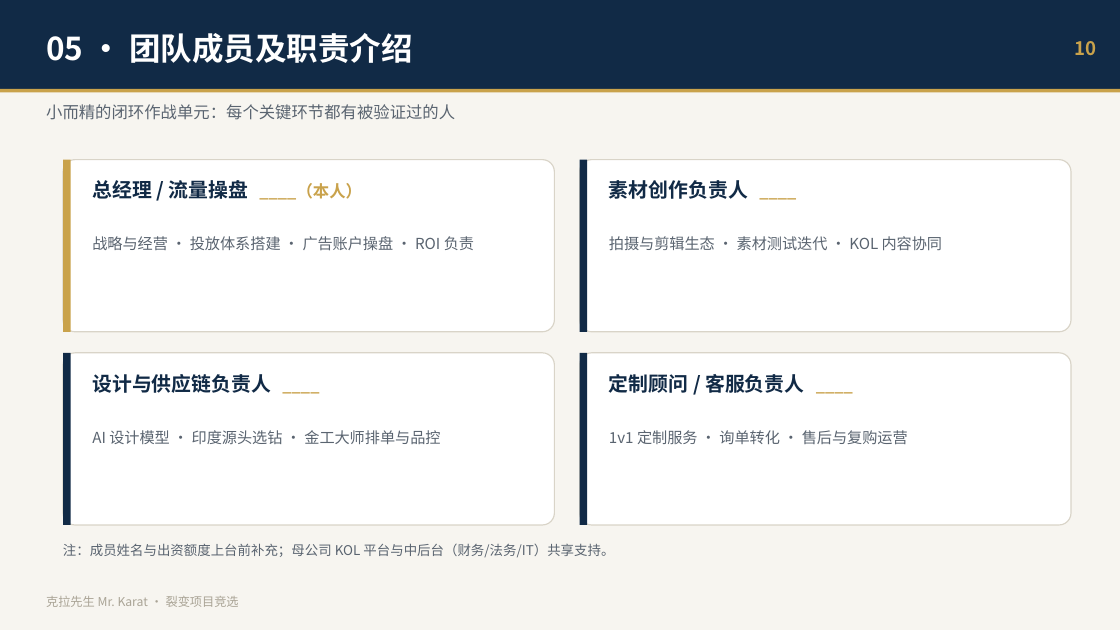
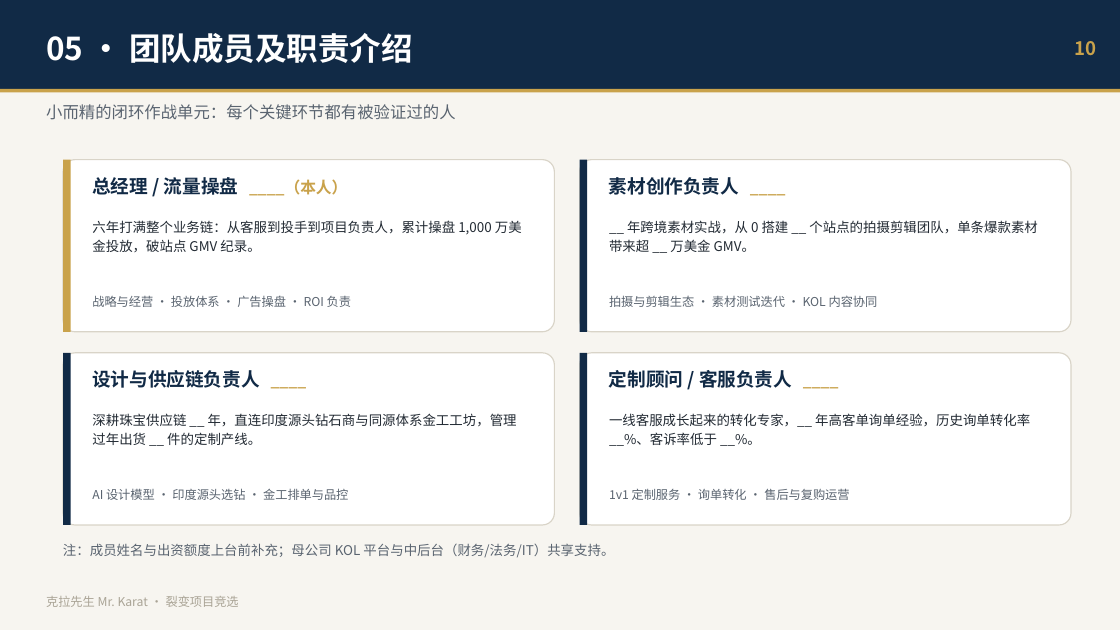
Before and after one commit to devlee/ma, a slide deck: slide 10 of ppt/克拉先生_裂变项目总经理竞选PPT.pptx. Drawn at 1120x630 pixels with LibreOffice and Linux fonts; fonts in the diff are those of the drawing. Boxes give left, top, right and bottom in pixels: in the first picture for what was removed or moved away, otherwise in the second. Text is boxed around its words. In the diff, an @@ line names an element or a change of style, - is before the commit and + after.

```diff
--- a/ppt/克拉先生_裂变项目总经理竞选PPT.pptx
+++ b/ppt/克拉先生_裂变项目总经理竞选PPT.pptx
@@ text "总经理 / 流量操盘 ____（本人）" at [92, 174, 347, 199]: size 17 to 16 pt in "总经理 / 流量操盘"; size 14 to 13.5 pt in "____（本人）" @@
@@ text "素材创作负责人 ____" at [609, 177, 739, 195]: size 17 to 16 pt in "素材创作负责人"; size 14 to 13.5 pt in "____" @@
@@ text added at [92, 220, 522, 252], 11.5 pt, text #222A33 @@
+六年打满整个业务链：从客服到投手到项目负责人，累计操盘 1,000 万美金投放，破站点 GMV 纪录。
@@ text added at [609, 220, 1037, 252], 11.5 pt, text #222A33 @@
+__ 年跨境素材实战，从 0 搭建 __ 个站点的拍摄剪辑团队，单条爆款素材带来超 __ 万美金 GMV。
@@ text at [92, 295, 351, 307]: text changed; size 13 to 10.5 pt @@
-战略与经营 · 投放体系搭建 · 广告账户操盘 · ROI 负责
+战略与经营 · 投放体系 · 广告操盘 · ROI 负责
@@ text "拍摄与剪辑生态 · 素材测试迭代 · KOL ...": place and size @@
-text "拍摄与剪辑生态 · 素材测试迭代 · KOL ..." at [609, 236, 943, 251]
+text "拍摄与剪辑生态 · 素材测试迭代 · KOL ..." at [609, 296, 878, 307]
@@ text "拍摄与剪辑生态 · 素材测试迭代 · KOL ..." at [609, 296, 878, 307]: size 13 to 10.5 pt; line spacing 1.2 to 1; less space between paragraphs @@
@@ text "设计与供应链负责人 ____" at [92, 370, 259, 388]: size 17 to 16 pt in "设计与供应链负责人"; size 14 to 13.5 pt in "____" @@
@@ text "定制顾问 / 客服负责人 ____" at [609, 370, 792, 388]: size 17 to 16 pt in "定制顾问 / 客服负责人"; size 14 to 13.5 pt in "____" @@
@@ text added at [92, 413, 517, 445], 11.5 pt, text #222A33 @@
+深耕珠宝供应链 __ 年，直连印度源头钻石商与同源体系金工工坊，管理过年出货 __ 件的定制产线。
@@ text added at [609, 413, 1030, 446], 11.5 pt, text #222A33 @@
+一线客服成长起来的转化专家，__ 年高客单询单经验，历史询单转化率 __%、客诉率低于 __%。
@@ text at [92, 488, 348, 500]: text changed; size 13 to 10.5 pt @@
-AI 设计模型 · 印度源头选钻 · 金工大师排单与品控
+AI 设计模型 · 印度源头选钻 · 金工排单与品控
@@ text "1v1 定制服务 · 询单转化 · ..." at [609, 488, 849, 500]: size 13 to 10.5 pt; line spacing 1.2 to 1; less space between paragraphs @@
@@ text "1v1 定制服务 · 询单转化 · ...": place and size @@
-text "1v1 定制服务 · 询单转化 · ..." at [609, 430, 908, 445]
+text "1v1 定制服务 · 询单转化 · ..." at [609, 488, 849, 500]
```
Also in this commit, not shown: 2 other files.
